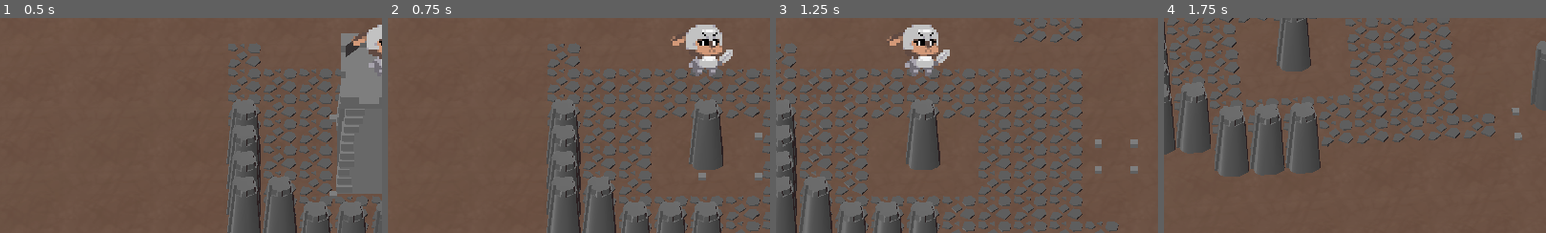
Above: before the commit, frames 1-4 (left to right).
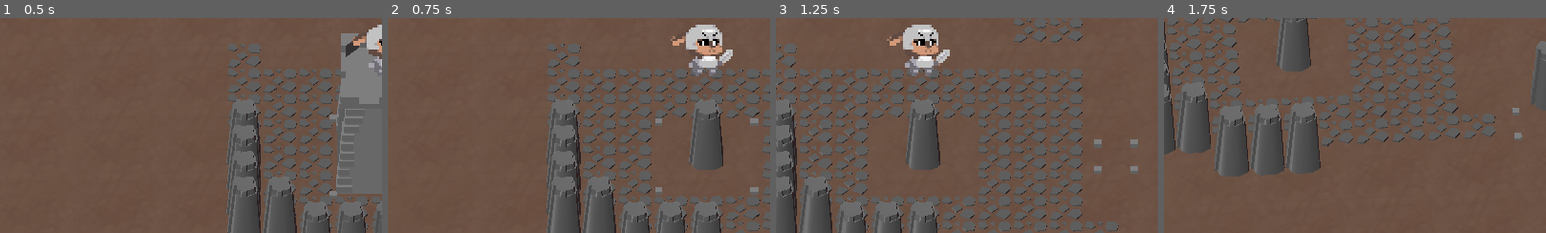
Above: after the commit, the same moments.

Repository: dairycultist/furry-roguelike-platformer
Game: Godot game, scene res://scene.tscn
The game is run twice, just before and just after one commit, with the same random seed, the same clock (stepped at 60 frames per second) and the same inputs.
Inputs:
- Up to frame 1 (0.5 s): no input
- Up to frame 2 (0.75 s): hold Right (pan_right) from 0.53 s (still down); tap Space (use_tool) at 0.6 s
- Up to frame 3 (1.25 s): keep holding Right (pan_right)
- Up to frame 4 (1.75 s): release Right (pan_right) at 1.28 s; hold Down (pan_down) from 1.28 s (still down); tap X (camalt_negative) at 1.35 s; tap Space (use_tool) at 1.55 s
The pictures show only the part of the screen within x 2-52%, y 20-70%; the shares and areas given below are measured in that part.

Frame 1 is identical in both runs. In frame 2, 0.5% of the frame differs, in the area x 70-98%, y 46-83%; in frame 3, less than 0.1%; in frame 4, nothing differs.
Error after the commit: Trying to assign value of type 'Nil' to a variable of type 'String'. (res://better_gridmap.gd:44)

Commit message:
Improve code abstraction by hiding the fact that 3x3 cells are 9 1x1 cells

Diff:
--- a/better_gridmap.gd
+++ b/better_gridmap.gd
@@ -29,21 +29,40 @@
 	"gravel": 0
 };
 
-func get_cell(pos: Vector3i) -> String:
+## Returns an array where [0]=Vector3i cell position, [1]=String cell type
+func get_cell_data(pos: Vector3) -> Array:
 
-	var target := get_cell_item(pos);
+	var posi := local_to_map(pos);
+	var target := get_cell_item(posi);
 
+	# if the target is an occupied cell, we don't want to return that to the
+	# caller; instead, we want to return the data of the nearby 3x3 cell
+	if (CELL_TYPES.find_key(target) == "occupied"):
+		for dx in range(-1, 2):
+			for dz in range(-1, 2):
+
+				var key: String = CELL_TYPES.find_key(get_cell_item(posi + Vector3i(dx, 0, dz)));
+
+				# right now monuments are the only >1x1 cells
+				if ([ "monument" ].has(key)):
+					return [posi + Vector3i(dx, 0, dz), key];
+
+		push_error("Failed to find a >1x1 cell by occupied cell at " + str(posi.x) + "," + str(posi.y));
+		get_tree().quit();
+
+	# find the String identifier that matches the target cell index
 	for key in CELL_TYPES.keys():
 
 		var value = CELL_TYPES.get(key);
 
 		if value is MergeGroup:
 			if value.has_index(target):
-				return key;
+				return [posi, key];
 		elif value == target:
-			return key;
+			return [posi, key];
 
-	return "";
+	# return empty on no match
+	return [posi, ""];
 
-func set_cell(pos: Vector3i, type: String):
+func set_cell(pos: Vector3i, _type: String):
 	set_cell_item(pos, 1);
--- a/player.gd
+++ b/player.gd
@@ -5,8 +5,6 @@
 @export var ZOOM_SPEED := 10.0;
 @export var PAN_SPEED_MULT := 0.8;
 @export var PAN_SPEED_SLOW_MULT := 0.4;
-
-const LARGE_CELLS = [ "monument" ];
 
 var velocity : Vector3
 
@@ -41,20 +39,10 @@
 	$Corner3.global_position -= velocity * delta;
 
 	# selection
-	var selected_pos := grid.local_to_map(global_position);
-	var selected_type := grid.get_cell(selected_pos);
+	var cell_data := grid.get_cell_data(global_position);
 
-	# occupied cells indicate there's a larger than 1x1 cell nearby -- center on that
-	if (selected_type == "occupied"):
-		for dx in range(-1, 2):
-			for dz in range(-1, 2):
-
-				var type := grid.get_cell(selected_pos + Vector3i(dx, 0, dz));
-
-				if (LARGE_CELLS.has(type)):
-
-					selected_pos = selected_pos + Vector3i(dx, 0, dz);
-					selected_type = type;
+	var selected_pos : Vector3i = cell_data[0];
+	var selected_type : String = cell_data[1];
 
 	print(selected_type);
 
